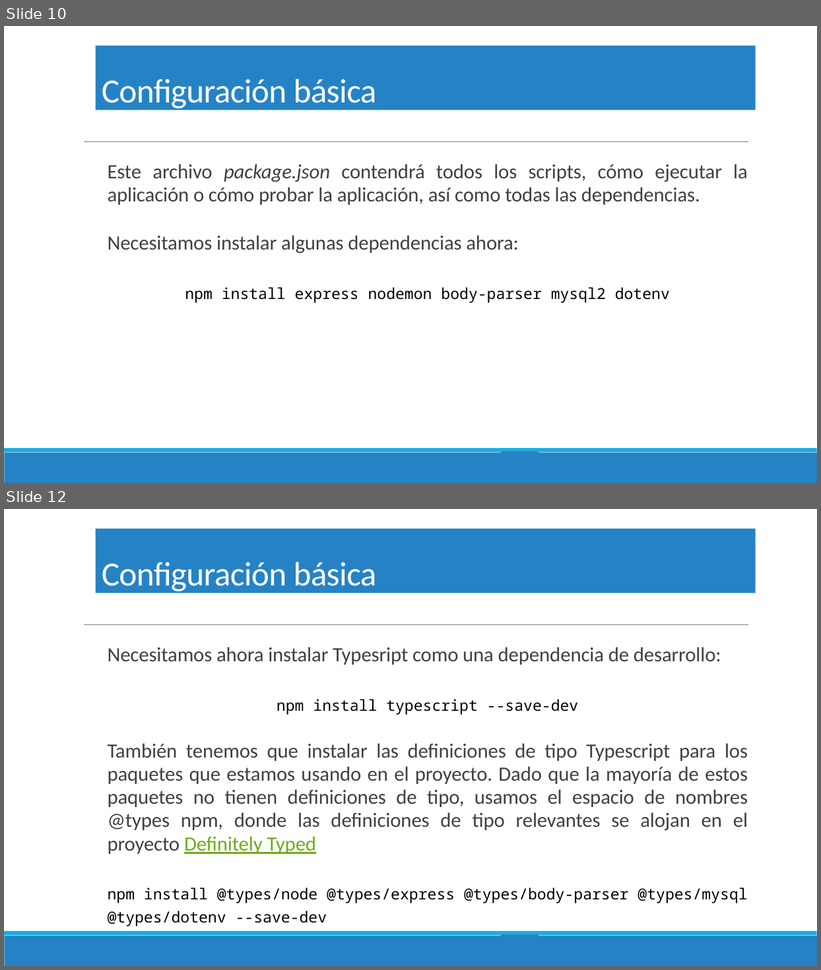
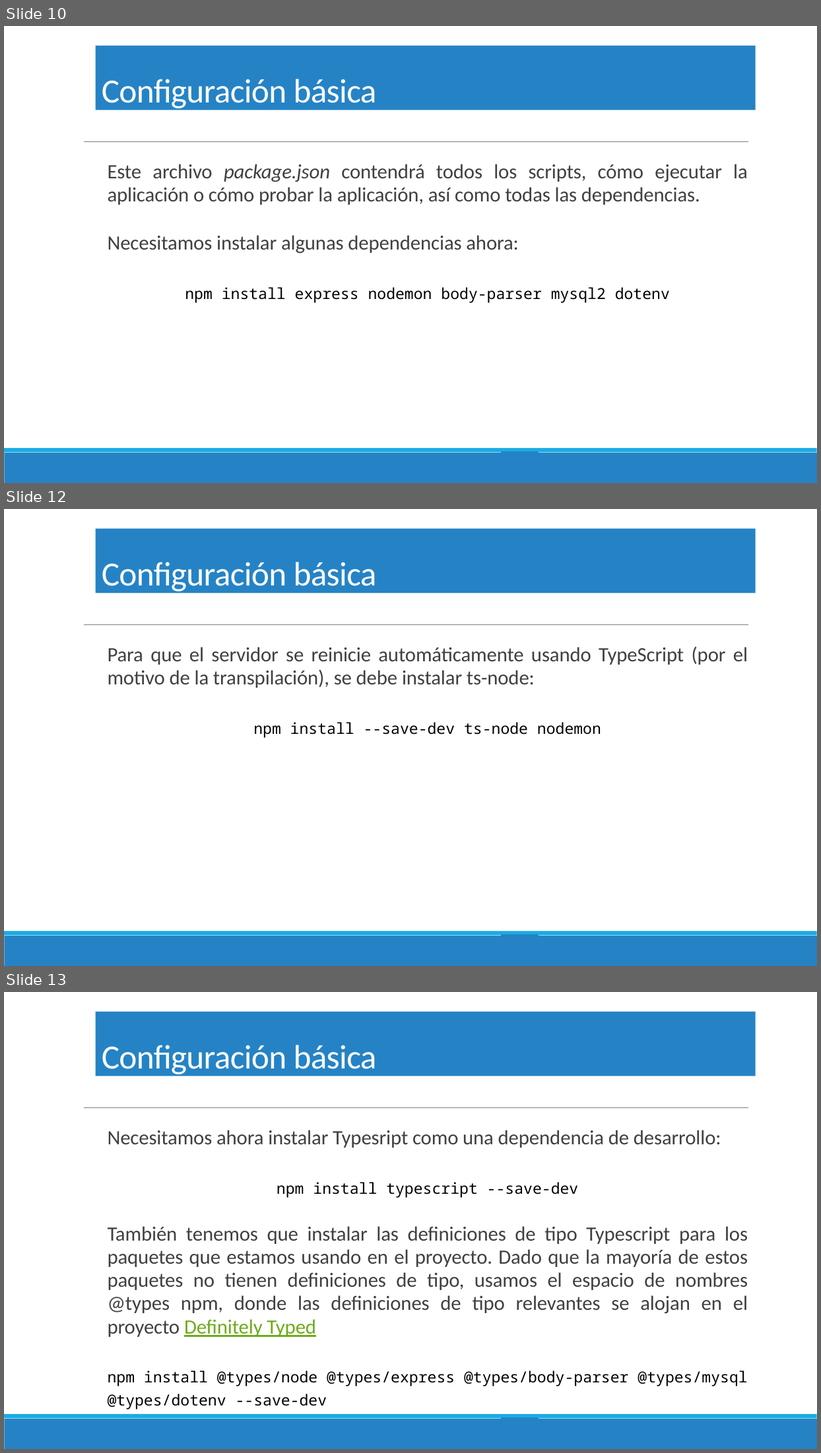
Before and after one commit to norbeydanilo/api_typescript_mysql, a slide deck: steps.pptx. Shown one above the other, each under a label of ours: slides 10 and 12 before the commit, slides 10, 12 and 13 after it; the slides between them are not shown. The pictures are 821x970 and 821x1453 pixels, drawn with LibreOffice and Linux fonts; fonts in the diff are those of the drawing; background and template pictures are left out. Boxes give left, top, right and bottom in pixels: in the first picture for what was removed or moved away, otherwise in the second. Text is boxed around its words. In the diff, an @@ line names an element or a change of style, - is before the commit and + after.

```diff
--- a/steps.pptx
+++ b/steps.pptx
@@ slide 12 added at (x1=4, y1=509, x2=817, y2=966), background #FFFFFF; not listed: 3 template elements that a slide beside it also shows @@
@@ title added at (x1=96, y1=529, x2=756, y2=593), fill #2583C5, 40 pt, text #FFFFFF @@
+Configuración básica
@@ text added at (x1=108, y1=647, x2=748, y2=737), 24 pt, text #404040 @@
+Para que el servidor se reinicie automáticamente usando TypeScript (por el motivo de la transpilación), se debe instalar ts-node:
+npm install --save-dev ts-node nodemon
@@ rectangle added at (x1=502, y1=936, x2=538, y2=965), fill #2583C5, outline #2583C5 2 pt @@
@@ what was slide 12 is now slide 13 @@
```
Also in this commit, not shown: 3 slides changed, 13 other files.
